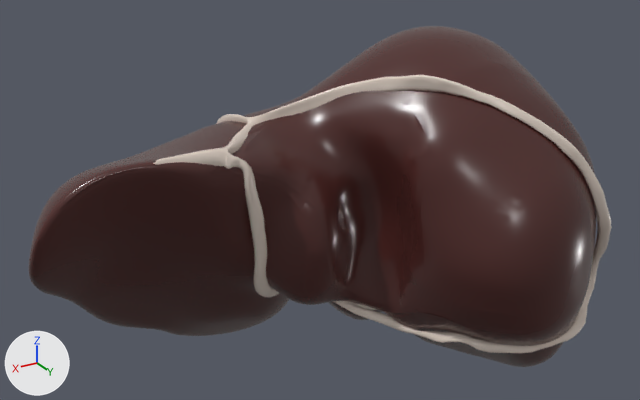
Before and after pictures for a commit that changed the glTF model public/models/anatomy/female/liver.glb.
Both versions are drawn from a 50 mm camera at (0.1332, 0.3102, 0.4552) aimed at (-0.0133, 0.0661, 0.3332). Lighting does not change. The marker at lower left points along +X, +Y and +Z. The first picture is the older version. Vertices at exactly the same position are counted once.

Names of what the first picture shows: 'VH_F_coronary_ligament_of_liver', 'VH_F_gastric_impression_of_liver'.
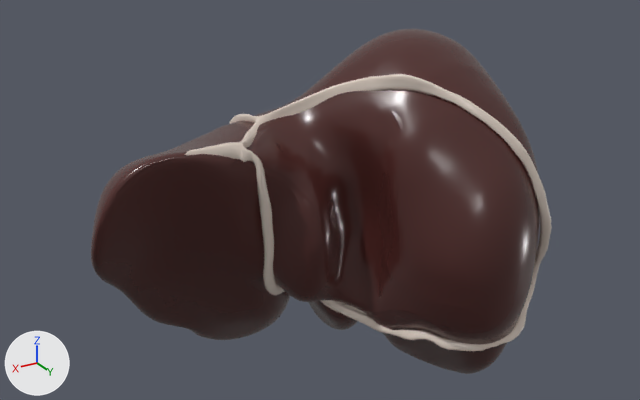
The change in detail:
me_vh_f_gastric_impression_of_liver is used by ob_vh_f_gastric_impression_of_liver; location (0.0, 0.0, 0.0).
me_vh_f_gastric_impression_of_liver had 30705 vertices, 60734 faces and spanned x -0.109..0.086, y 0.005..0.136, z 0.255..0.389.
me_vh_f_gastric_impression_of_liver now has 30705 vertices, 60734 faces and spans x -0.086..0.067, y 0.013..0.125, z 0.255..0.389.
me_vh_f_gastric_impression_of_liver part 1: the loose piece of 631 vertices spanning x -0.005..0.072, y 0.016..0.075, z 0.259..0.351 is multiplied about its middle by the matrix ((0.772, 0.023, 0.015), (-0.005, 0.842, 0.009), (0.0, 0.0, 1.0)), then moved by (-0.009, 0.002, 0.0).
me_vh_f_gastric_impression_of_liver part 2: the loose piece of 175 vertices spanning x 0.006..0.025, y 0.066..0.079, z 0.314..0.348 is scaled about its middle by (0.786, 0.861, 1), then moved by (-0.005, -0.002, 0.0).
me_vh_f_gastric_impression_of_liver part 3: the loose piece of 126 vertices spanning x -0.046..-0.028, y 0.025..0.047, z 0.26..0.28 is scaled about its middle by (0.704, 0.851, 1), then moved by (0.008, 0.003, 0.0).
me_vh_f_gastric_impression_of_liver part 4: 29552 of 30705 vertices moved; they spanned x -0.109..0.086, y 0.005..0.136, z 0.255..0.389 and now span x -0.086..0.067, y 0.013..0.125, z 0.255..0.389; mean shift (0.005, -0.001, 0.0); largest move (-0.101, 0.087, 0.271) -> (-0.076, 0.083, 0.271).
Other edits to the shape of me_vh_f_gastric_impression_of_liver do not show in these pictures.
me_vh_f_coronary_ligament_of_liver is used by ob_vh_f_coronary_ligament_of_liver; location (0.0, 0.0, 0.0).
me_vh_f_coronary_ligament_of_liver had 2754 vertices, 5510 faces and spanned x -0.0996..0.0498, y 0.0089..0.1279, z 0.2735..0.3806.
me_vh_f_coronary_ligament_of_liver now has 2752 vertices, 5510 faces and spans x -0.078..0.0388, y 0.016..0.1182, z 0.2735..0.3806.
me_vh_f_coronary_ligament_of_liver part 5: 2753 vertices removed from x -0.0996..0.0498, y 0.0089..0.1279, z 0.2735..0.3806; 2751 vertices added at x -0.078..0.0388, y 0.016..0.1182, z 0.2735..0.3806.

What differs and where, as boxes [x1, y1, x2, y2] in the pictures (640 x 400 px; the box of a moved part takes in the faces that stretch with it):
'VH_F_gastric_impression_of_liver', reshaped (21% narrower): before [29, 26, 597, 367]; after [91, 29, 540, 374]
'VH_F_coronary_ligament_of_liver', reshaped (20% narrower): before [153, 75, 612, 353]; after [185, 74, 552, 351]
part 1 of me_vh_f_gastric_impression_of_liver, moved or reshaped: before [73, 201, 262, 336]; after [124, 192, 267, 339]
part 2 of me_vh_f_gastric_impression_of_liver, moved or reshaped: before [228, 187, 288, 269]; after [243, 182, 291, 261]
part 3 of me_vh_f_gastric_impression_of_liver, moved or reshaped: before [328, 302, 348, 316]; after [309, 302, 333, 327]
part 4 of me_vh_f_gastric_impression_of_liver, moved or reshaped: before [29, 26, 597, 367]; after [91, 29, 540, 374]
